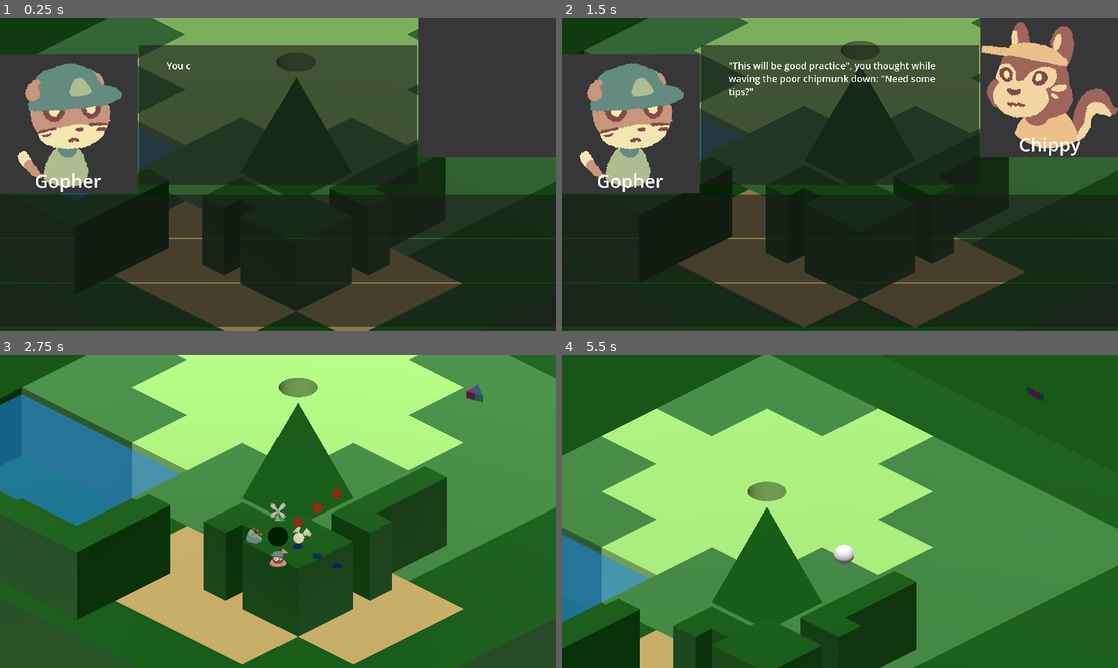
Above: before the commit, frames 1-4 (two rows, left to right).
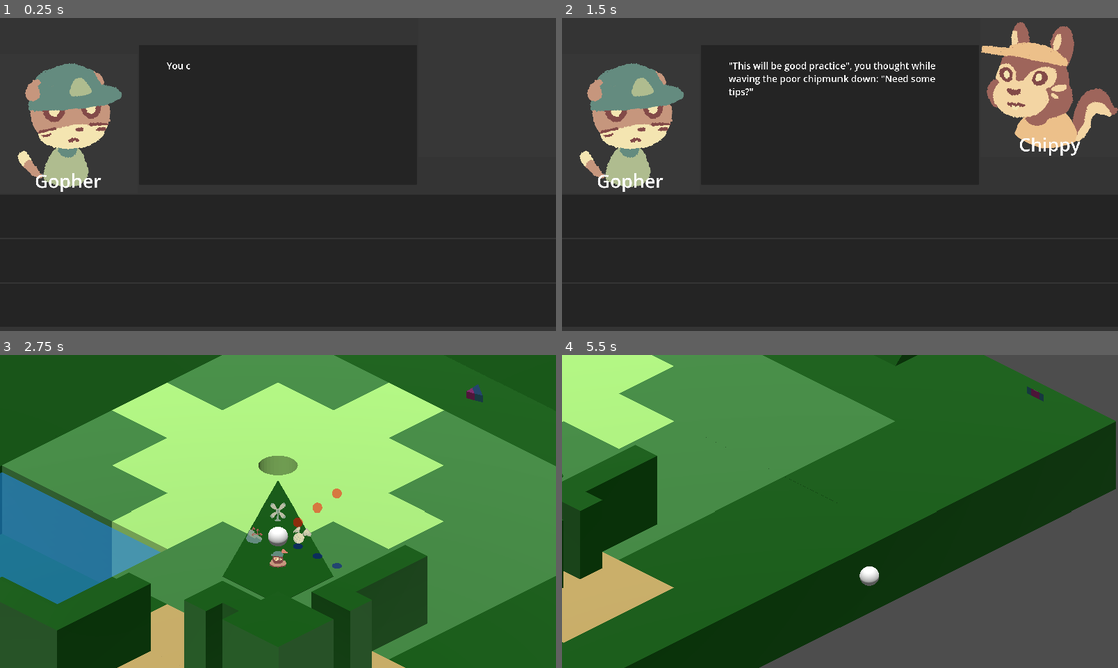
Above: after the commit, the same moments.

Repository: corin-gaiotto/gdc-jam-fall-2026
Game: Godot game, scene res://scenes/golfing.tscn
Two runs of this game, one before a commit and one after it. Both use one fixed random seed, a clock stepped at 60 frames per second and the inputs below.
Inputs (mouse positions are in pixels of both pictures, inside the frame that each line leads up to):
- Up to frame 1 (0.25 s): no input
- Up to frame 2 (1.5 s): move the mouse to (962, 158) at 0.52 s; hold D (ball_angle_right) 0.53-1.28 s; tap Space (ball_launch) at 0.6, 1.35 s; tap Enter at 1.25 s; move the mouse to (728, 190) at 1.27 s; hold S (ball_angle_down) from 1.28 s (still down)
- Up to frame 3 (2.75 s): release S (ball_angle_down) at 2 s; click (278, 552) at 2 s
- Up to frame 4 (5.5 s): click (840, 511) at 2.75 s; click (840, 511) at 3.5 s; move the mouse to (895, 442) at 3.52 s; hold D (ball_angle_right) 3.53-4.28 s; tap Space (ball_launch) at 3.6, 4.35, 5.1 s; click (895, 442) at 4.25 s; move the mouse to (812, 574) at 4.27 s; hold W (ball_angle_up) 4.28-5.03 s; move the mouse to (1006, 558) at 5.02 s; hold A (ball_angle_left) from 5.03 s (still down)

The runs differ from the first frame. In frame 1, 35% of the frame differs, in the area x 0-100%, y 0-100%; in frame 2, 33%; in frame 3, 69%; in frame 4, 77%.

Commit message:
added stage progression, and moving ball to spawn marker

Diff:
--- a/scenes/golf_ball.tscn
+++ b/scenes/golf_ball.tscn
@@ -15,7 +15,19 @@
 [sub_resource type="SphereShape3D" id="SphereShape3D_2j3k6"]
 radius = 0.12
 
+[sub_resource type="StandardMaterial3D" id="StandardMaterial3D_lsbob"]
+render_priority = 1
+transparency = 1
+no_depth_test = true
+shading_mode = 0
+albedo_color = Color(0, 0.13333334, 0, 1)
+stencil_mode = 3
+stencil_flags = 1
+stencil_compare = 5
+metadata/_stencil_owned = true
+
 [sub_resource type="StandardMaterial3D" id="StandardMaterial3D_3ysr2"]
+next_pass = SubResource("StandardMaterial3D_lsbob")
 stencil_mode = 2
 stencil_flags = 2
 stencil_color = Color(0, 0.13333334, 0, 1)
@@ -49,6 +61,7 @@
 height = 0.01
 
 [node name="GolfBall" type="RigidBody3D" unique_id=1367131474]
+collision_layer = 5
 collision_mask = 3
 physics_material_override = SubResource("PhysicsMaterial_furft")
 continuous_cd = true
--- a/scenes/golfing.tscn
+++ b/scenes/golfing.tscn
@@ -2,7 +2,6 @@
 
 [ext_resource type="Script" uid="uid://lo5phwor48ra" path="res://scripts/golf_game_manager.gd" id="1_luvbl"]
 [ext_resource type="PackedScene" uid="uid://d3p7awstojlyc" path="res://scenes/game_camera.tscn" id="1_rbsrl"]
-[ext_resource type="PackedScene" uid="uid://dukfjrg7t7ofw" path="res://scenes/golfMaps/test_golf_map.tscn" id="2_rbsrl"]
 [ext_resource type="PackedScene" uid="uid://bjeuxns80ro51" path="res://scenes/golf_ball.tscn" id="2_xbj8l"]
 [ext_resource type="PackedScene" uid="uid://c28ksxkp4mhey" path="res://scenes/wind_controller.tscn" id="4_rbsrl"]
 [ext_resource type="PackedScene" uid="uid://bilvsbbgmcuei" path="res://scenes/ui/dialogue_ui.tscn" id="6_h8u8v"]
@@ -14,6 +13,37 @@
 ambient_light_color = Color(1, 1, 1, 1)
 ambient_light_energy = 0.1
 
+[sub_resource type="CylinderShape3D" id="CylinderShape3D_3ysr2"]
+height = 0.2
+radius = 0.25
+
+[sub_resource type="Gradient" id="Gradient_luvbl"]
+offsets = PackedFloat32Array(0, 0.28688523, 0.55737704, 0.77868855, 1)
+colors = PackedColorArray(1, 0, 0, 1, 0.91666675, 1, 0, 1, 0, 1, 0.083333254, 1, 0, 0.4666667, 1, 1, 0.5833335, 0, 1, 1)
+
+[sub_resource type="GradientTexture1D" id="GradientTexture1D_qdmf0"]
+gradient = SubResource("Gradient_luvbl")
+
+[sub_resource type="ParticleProcessMaterial" id="ParticleProcessMaterial_2j3k6"]
+direction = Vector3(0, 1, 0)
+initial_velocity_min = 5.0
+initial_velocity_max = 25.0
+radial_velocity_min = -5.0000224
+radial_velocity_max = 4.9999776
+color_initial_ramp = SubResource("GradientTexture1D_qdmf0")
+
+[sub_resource type="StandardMaterial3D" id="StandardMaterial3D_i1d0b"]
+vertex_color_use_as_albedo = true
+billboard_mode = 3
+billboard_keep_scale = true
+particles_anim_h_frames = 1
+particles_anim_v_frames = 1
+particles_anim_loop = false
+
+[sub_resource type="QuadMesh" id="QuadMesh_3ysr2"]
+material = SubResource("StandardMaterial3D_i1d0b")
+size = Vector2(0.2, 0.2)
+
 [node name="Golfing" type="Node3D" unique_id=2049913240]
 script = ExtResource("1_luvbl")
 
@@ -24,18 +54,33 @@
 transform = Transform3D(0.7071067, -0.3535534, 0.61237234, 0, 0.8660254, 0.5, -0.7071067, -0.3535534, 0.61237234, 1, 2, 1)
 tracking_ball = NodePath("../GolfBall")
 
-[node name="GridMap" parent="." unique_id=1748631992 instance=ExtResource("2_rbsrl")]
-metadata/_editor_floor_ = Vector3(0, -2, 0)
-
 [node name="WorldEnvironment" type="WorldEnvironment" parent="." unique_id=171808503]
 environment = SubResource("Environment_2j3k6")
 
-[node name="GolfBall" parent="." unique_id=1367131474 node_paths=PackedStringArray("wind_controller", "gridmap") instance=ExtResource("2_xbj8l")]
+[node name="GolfBall" parent="." unique_id=1367131474 node_paths=PackedStringArray("wind_controller") instance=ExtResource("2_xbj8l")]
 transform = Transform3D(1, 0, 0, 0, 1, 0, 0, 0, 1, 0.19504404, -0.8486372, 0.5544168)
 wind_controller = NodePath("../WindController")
-gridmap = NodePath("../GridMap")
 
 [node name="WindController" parent="." unique_id=1318375014 instance=ExtResource("4_rbsrl")]
 transform = Transform3D(1, -2.9802322e-08, 0, 0, 1, 0, 0, -2.9802322e-08, 1, 5.9604645e-08, 0, 5.9604645e-08)
 
 [node name="DialogueUI" parent="." unique_id=92798159 instance=ExtResource("6_h8u8v")]
+
+[node name="WinArea" type="Area3D" parent="." unique_id=785506052]
+collision_mask = 4
+monitorable = false
+
+[node name="CollisionShape3D" type="CollisionShape3D" parent="WinArea" unique_id=1642837446]
+transform = Transform3D(1, 0, 0, 0, 1, 0, 0, 0, 1, 0, -0.4, 0)
+shape = SubResource("CylinderShape3D_3ysr2")
+
+[node name="GPUParticles3D" type="GPUParticles3D" parent="WinArea" unique_id=1385140118]
+emitting = false
+amount = 128
+lifetime = 2.0
+one_shot = true
+explosiveness = 0.75
+process_material = SubResource("ParticleProcessMaterial_2j3k6")
+draw_pass_1 = SubResource("QuadMesh_3ysr2")
+
+[connection signal="body_entered" from="WinArea" to="." method="_on_win_area_body_entered"]
--- a/scripts/golf_game_manager.gd
+++ b/scripts/golf_game_manager.gd
@@ -68,6 +68,21 @@
 
 	await introduce_opponent()
 
+	load_map()
+
+func load_map():
+	var map: GolfMap = opponents[opponent_index]["maps"][opponent_map_index].instantiate()
+	add_child(map)
+	$GolfBall.gridmap = map
+
+	# place ball at position of gridmap marker
+	$GolfBall.position = map.get_node("SpawnPoint").position
+
+	# find hole, and place win area in it
+	var hole_coords: Vector3i = map.get_hole_position()
+
+	$WinArea.position = map.map_to_local(hole_coords)
+
 func introduce_opponent():
 	$GolfBall.state = GolfBall.BALL_STATE.DIALOGUE
 
@@ -98,3 +113,25 @@
 	else:
 		# safe for now. do nothing
 		pass
+
+func next_map():
+	$GolfBall.cheated = false
+	$GolfBall.state = GolfBall.BALL_STATE.RESTING
+	opponent_map_index += 1
+	if opponent_map_index > 2:
+		opponent_map_index = 0
+		opponent_index += 1
+		if opponent_index > 2:
+			print("win!")
+		else:
+			$GolfBall.state = GolfBall.BALL_STATE.DIALOGUE
+			await introduce_opponent()
+	load_map()
+
+func _on_win_area_body_entered(body: Node3D) -> void:
+	$WinArea/GPUParticles3D.emitting = true
+	await get_tree().create_timer(5.0).timeout
+	if $GolfBall.cheated:
+		$GolfBall.state = GolfBall.BALL_STATE.DIALOGUE
+		await check_if_caught()
+	await next_map()
